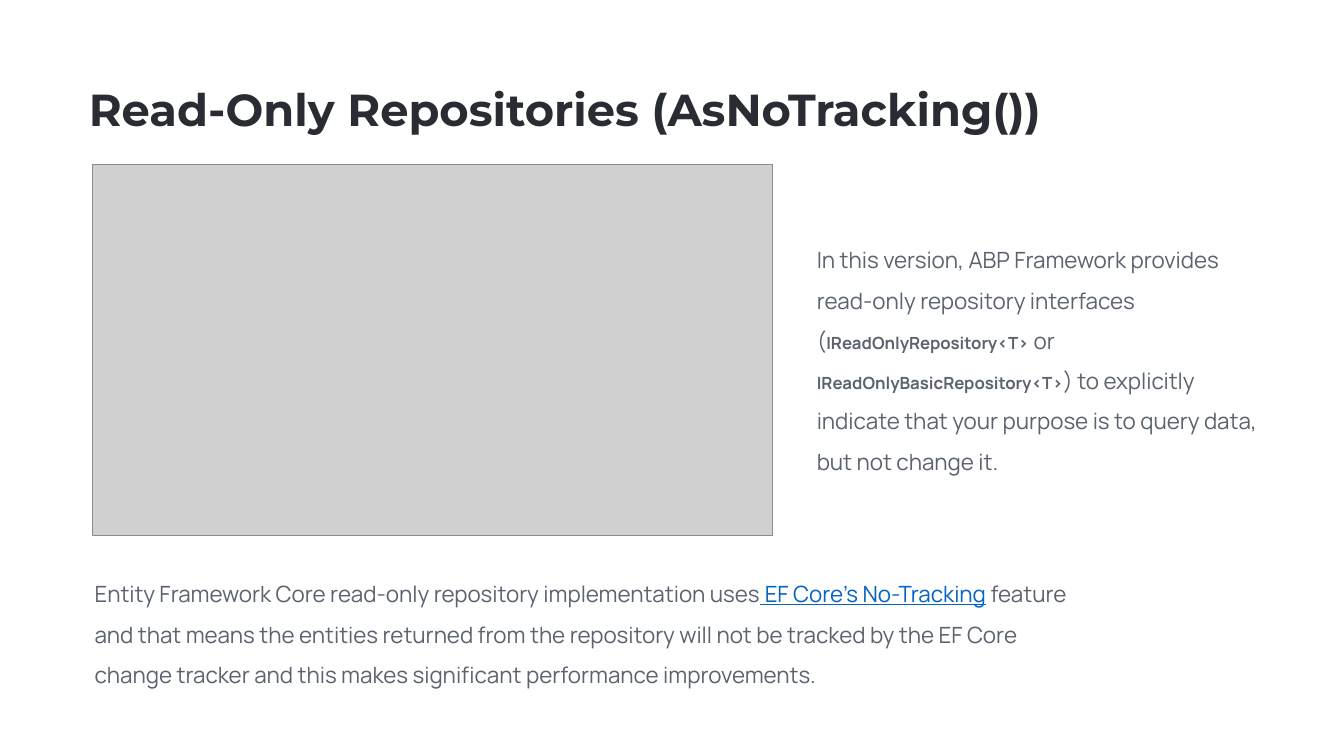
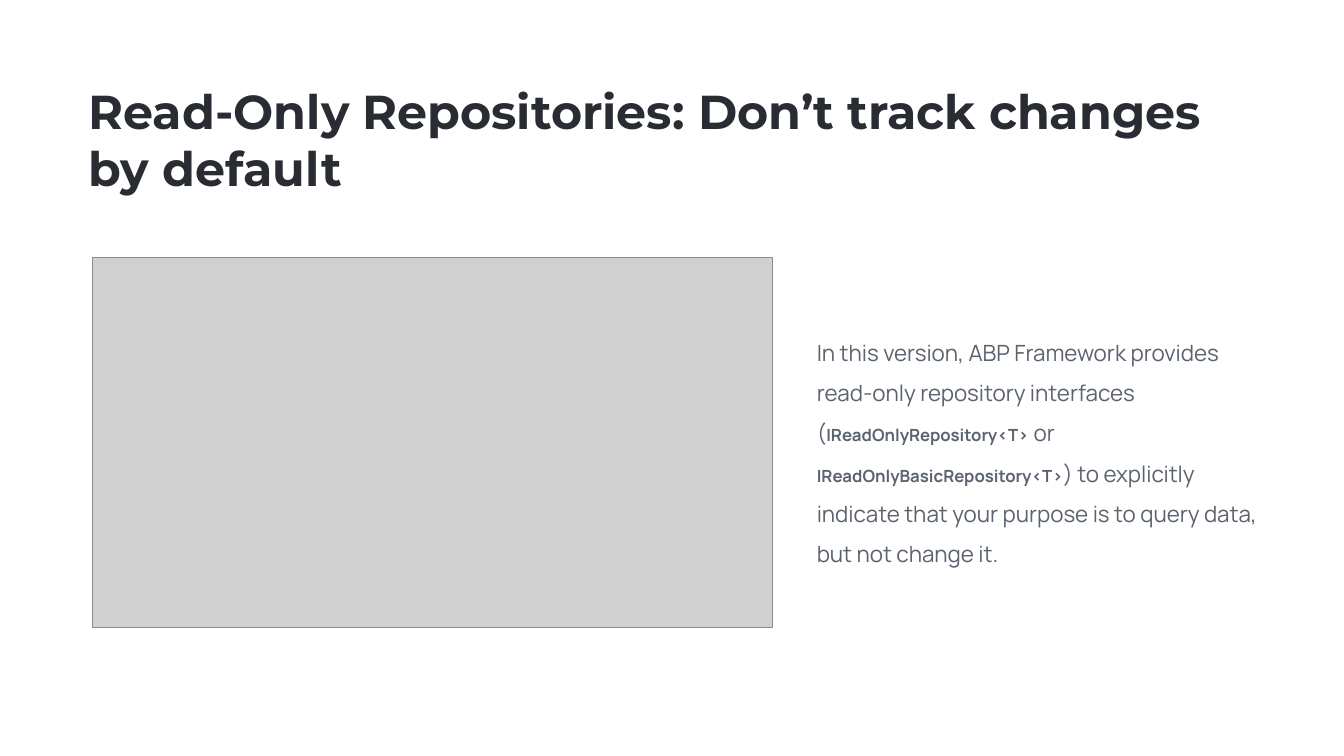
Before and after one commit to EngincanV/presentations, a slide deck: slide 8 of ABP/Community-Talks-2023.8/Community-Talks-2023.8.pptx. Drawn at 1344x756 pixels with LibreOffice and Linux fonts; fonts in the diff are those of the drawing; grey boxes stand for pictures; background and template pictures are left out. Boxes give left, top, right and bottom in pixels: in the first picture for what was removed or moved away, otherwise in the second. Text is boxed around its words. In the diff, an @@ line names an element or a change of style, - is before the commit and + after.

```diff
--- a/ABP/Community-Talks-2023.8/Community-Talks-2023.8.pptx
+++ b/ABP/Community-Talks-2023.8/Community-Talks-2023.8.pptx
@@ text at (x1=89, y1=91, x2=1200, y2=196): text changed; size 32 to 34 pt @@
-Read-Only Repositories (AsNoTracking())
+Read-Only Repositories: Don’t track changes by default
@@ picture moved from (x1=93, y1=164, x2=772, y2=535) to (x1=93, y1=257, x2=772, y2=628) @@
@@ text "In this version, ABP Framework ..." moved from (x1=817, y1=252, x2=1257, y2=476) to (x1=817, y1=345, x2=1257, y2=568) @@
@@ text removed at (x1=95, y1=585, x2=1067, y2=689) @@
-Entity Framework Core read-only repository implementation uses EF Core’s No-Tracking feature and that means the entities returned from the repository will not be tracked by the EF Core change tracker and this makes significant performance improvements.
```
Also in this commit, not shown: 9 other slides changed, 1 slide added, 1 slide removed, 1 other file.
